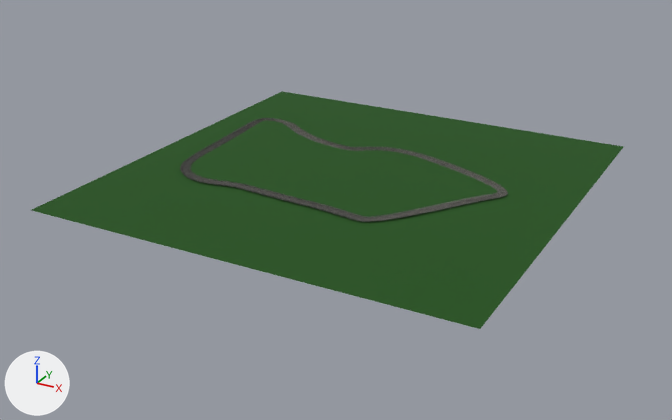
A saved change to the glTF model Art/Locations/LargeOval/LargeOval.glb.
Before and after are seen from a camera (50 mm lens) standing at (347.0, -660.0, 293.0) and looking at (-9.0, -13.0, -31.0). Arrows for +X, +Y and +Z are at lower left; the lights stay in place. Where no turn or scale is listed for an object, it has been applied to the vertices.

Names of what the first picture shows: 'Grass-col', 'LargeGround', 'Road-col'.
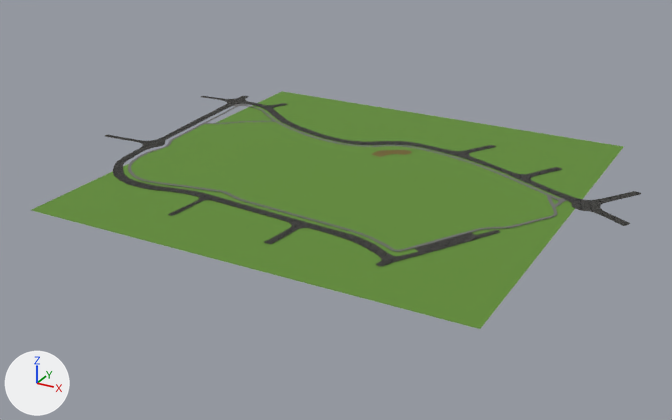
The newer file is also turned or shifted as a whole; pictures and numbers use the older file's frame.

The change in detail:
Material 'Grass' (mat_grass) changes colour from dark green #1c5112 to green #628c36; in linear values from (0.0118, 0.082, 0.00593) to (0.122, 0.263, 0.0373).
Material 'Path' (mat_path) is new.
Its base color is (0.152, 0.152, 0.152) (dark grey #6d6d6d).
Its roughness is 0.914.
Material 'TanbarkGround' (mat_tanbarkground) is new.
Its base color is (0.152, 0.101, 0.0108) (brown #6d591b).
Mesh me_plane_005 is new.
It has 1500 vertices, 3008 faces and spans x -145.0..237.0, y -27.0..216.0, z 0.0.
It uses material mat_path (dark grey #6d6d6d).
Mesh me_mesh_002 is new.
It has 429 vertices, 768 faces and spans x -11.9..18.8, y -14.4..13.0, z 0.0.
It uses material mat_tanbarkground (brown #6d591b).
Mesh me_mesh_001 is new.
It has 835 vertices, 1152 faces and spans x -266.0..223.0, y -144.0..157.0, z 0.0.
It uses material mat_road.
Mesh me_mesh is new.
It has 665 vertices, 1224 faces and spans x -202.0..168.0, y -110.0..96.0, z 0.0.
It uses material mat_grass (green #628c36).
Object 'Grass-col' (ob_grass_col) is deleted.
Object 'Road-col' (ob_road_col) is deleted.
Object 'Path' (ob_path) is new; it shows me_plane_005.
Its location is (-58.7, -89.0, -1.1).
Object 'PlaygroundGround' (ob_playgroundground) is new; it shows me_mesh_002.
Its location is (2.7, 65.9, -1.1).
Object 'Road' (ob_road) is new; it shows me_mesh_001.
Its location is (8.7, -4.5, -1.3).
Object 'MainGrass-col' (ob_maingrass_col) is new; it shows me_mesh.
Its location is (8.7, -4.5, -1.2).

Location of each change, [x1, y1, x2, y2] in pixels of the pictures (672 x 420 px):
'LargeGround', recoloured: [31, 91, 623, 329] in both
'MainGrass-col', added (green): after [131, 122, 554, 250]
'Grass-col', deleted (green): before [191, 120, 497, 217]
'Road', added: after [105, 96, 641, 267]
'Road-col', deleted: before [180, 118, 508, 222]
'Path', added: after [128, 104, 567, 252]
'PlaygroundGround', added: after [371, 150, 412, 157]
